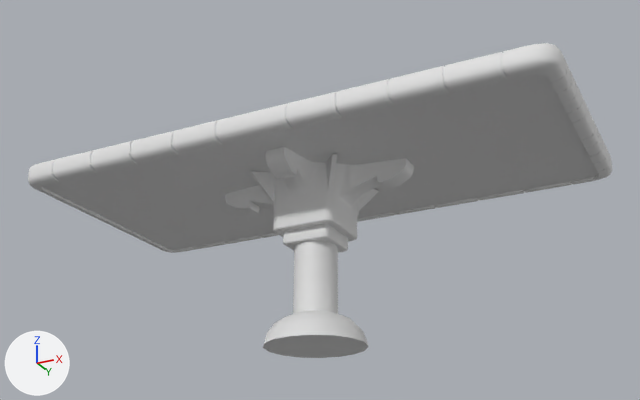
Before and after pictures for a commit that changed the FBX model T.I. 5 - RPG/Assets/FBX/SceneObjects/Mayan/TableModel.fbx.
The view is the same before and after, from a camera (50 mm lens) standing at (3.67, -7.25, -1.83) and looking at (0.12, -0.15, 1.37). Arrows for +X, +Y and +Z are at lower left; the lights stay in place. Where no turn or scale is listed for an object, it has been applied to the vertices.

Names of what the first picture shows: 'TempleTable'.
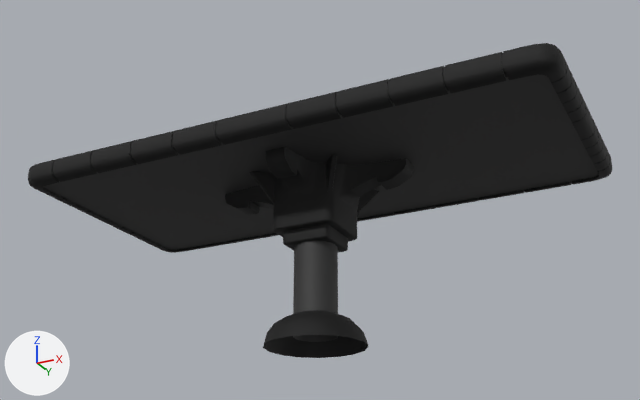
The newer file is also turned or shifted as a whole; pictures and numbers use the older file's frame.

What differs and where, as boxes [x1, y1, x2, y2] in the pictures (640 x 400 px):
part 1 of me_templetable, deleted
    before: [263, 335, 368, 358]
part 2 of me_templetable, recoloured (grey to black)
    both: [28, 43, 612, 345]

The change in detail:
Picture 'TempleTableR.png' (img_templetabler_png) is new.
Picture 'TempleTableAlbedo.png' (img_templetablealbedo_png) is new.
Material 'TempleTableMat' (mat_templetablemat) is new.
Uses the picture img_templetablealbedo_png.
Uses the picture img_templetabler_png.
me_templetable is used by ob_templetable; location (0.0, 0.0, 0.0).
me_templetable had 2458 vertices, 2291 faces and spanned x -2.68..2.68, y -1.27..1.27, z -0.02..1.84.
me_templetable now has 2457 vertices, 2275 faces and spans x -2.68..2.68, y -1.27..1.27, z -0.02..1.84.
Part 1, on me_templetable:
1 vertex is removed from x 0.0, y 0.0, z -0.02.
16 faces are deleted.
me_templetable part 2: 2275 faces spanning x -2.68..2.68, y -1.27..1.27, z -0.02..1.84 switch from no material to mat_templetablemat.
